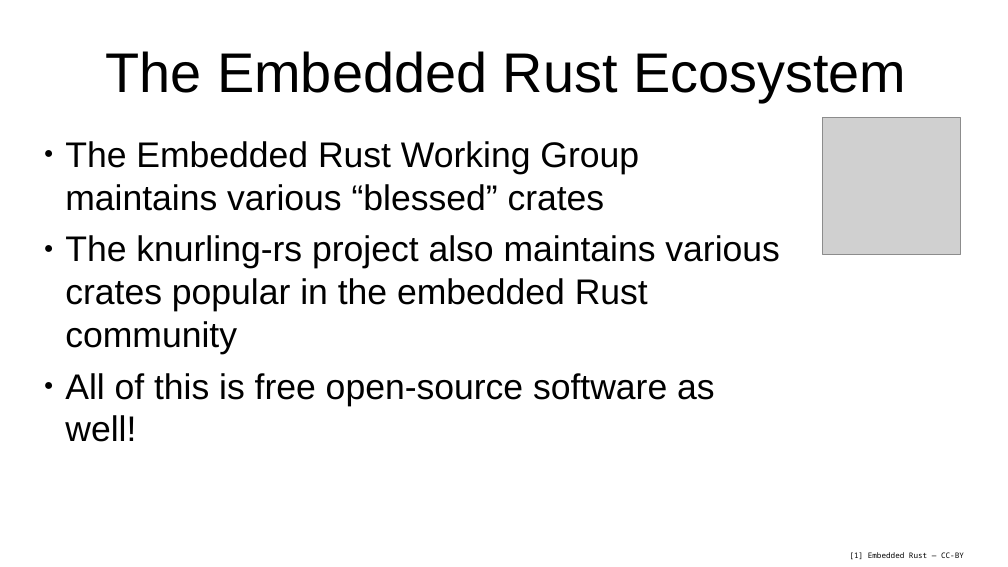
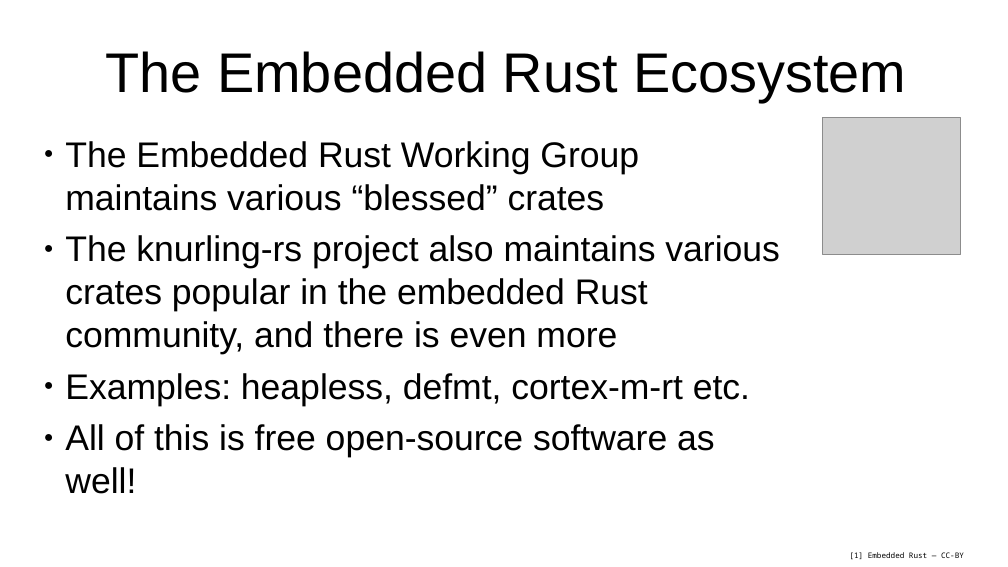
Before and after one commit to us-irs/embedded-rust-workshop, a slide deck: slide 4 of slides/embedded-rust-workshop.odp. Drawn at 1008x567 pixels with LibreOffice and Linux fonts; fonts in the diff are those of the drawing; grey boxes stand for pictures. Boxes give left, top, right and bottom in pixels: in the first picture for what was removed or moved away, otherwise in the second. Text is boxed around its words. In the diff, an @@ line names an element or a change of style, - is before the commit and + after.

```diff
--- a/slides/embedded-rust-workshop.odp
+++ b/slides/embedded-rust-workshop.odp
@@ text at (x1=65, y1=235, x2=780, y2=406): text changed @@
-● The knurling-rs project also maintains various crates popular in the embedded Rust community
+● The knurling-rs project also maintains various crates popular in the embedded Rust community, and there is even more
+● Examples: heapless, defmt, cortex-m-rt etc.
```
Also in this commit, not shown: 4 other slides changed, 1 slide added.
